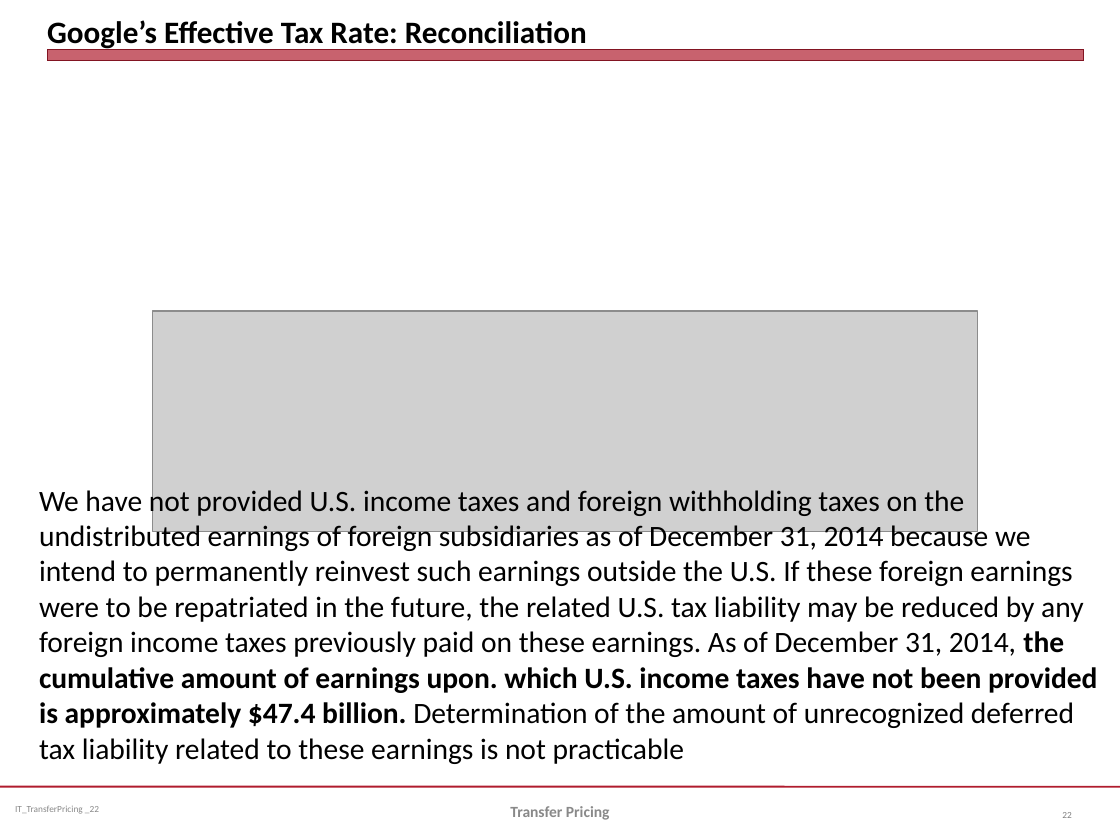
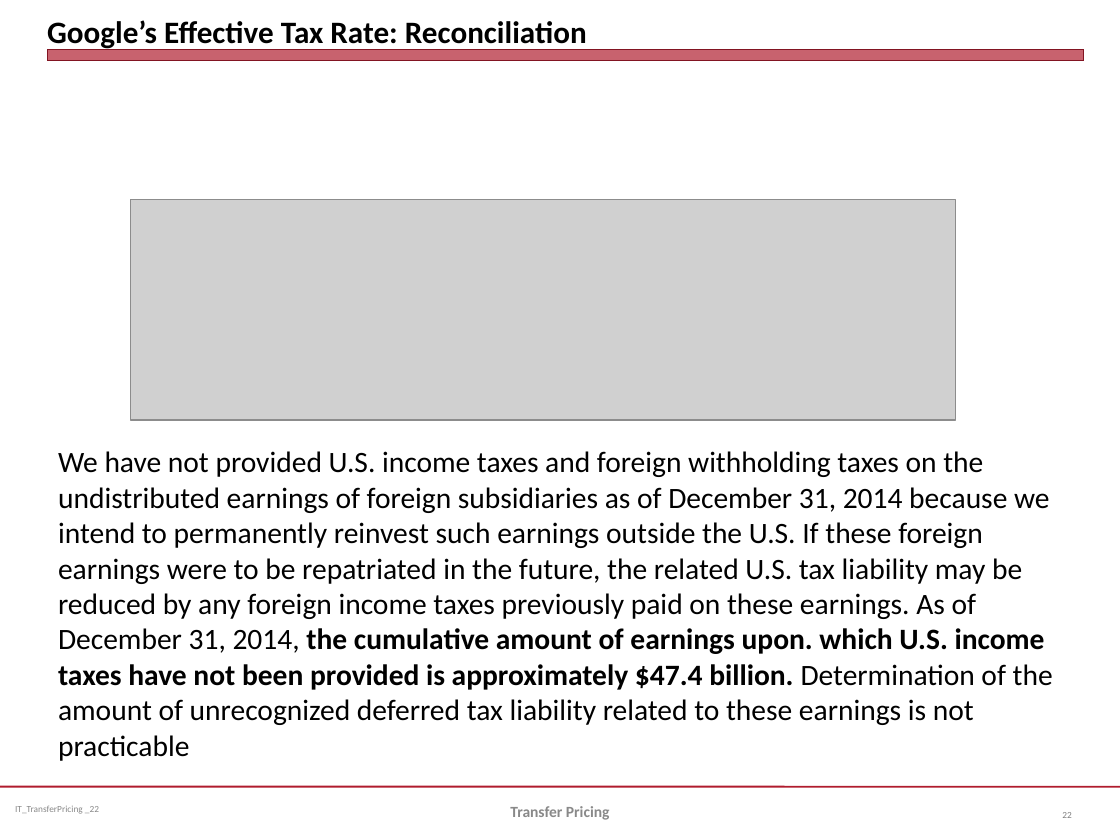
Before and after one commit to jmc877/International-Tax, a slide deck: slide 22 of slides/IT_TransferPricing_2022.pptx. Drawn at 1120x840 pixels with LibreOffice and Linux fonts; fonts in the diff are those of the drawing; grey boxes stand for pictures. Boxes give left, top, right and bottom in pixels: in the first picture for what was removed or moved away, otherwise in the second. Text is boxed around its words. In the diff, an @@ line names an element or a change of style, - is before the commit and + after.

```diff
--- a/slides/IT_TransferPricing_2022.pptx
+++ b/slides/IT_TransferPricing_2022.pptx
@@ picture moved from (x1=152, y1=311, x2=977, y2=532) to (x1=131, y1=199, x2=955, y2=420) @@
@@ text "We have not provided U.S. ..." rewrapped from (x1=39, y1=486, x2=1097, y2=764) to (x1=58, y1=451, x2=1053, y2=761) @@
```
Also in this commit, not shown: 9 other slides changed, 2 slides removed, 1 other file.
